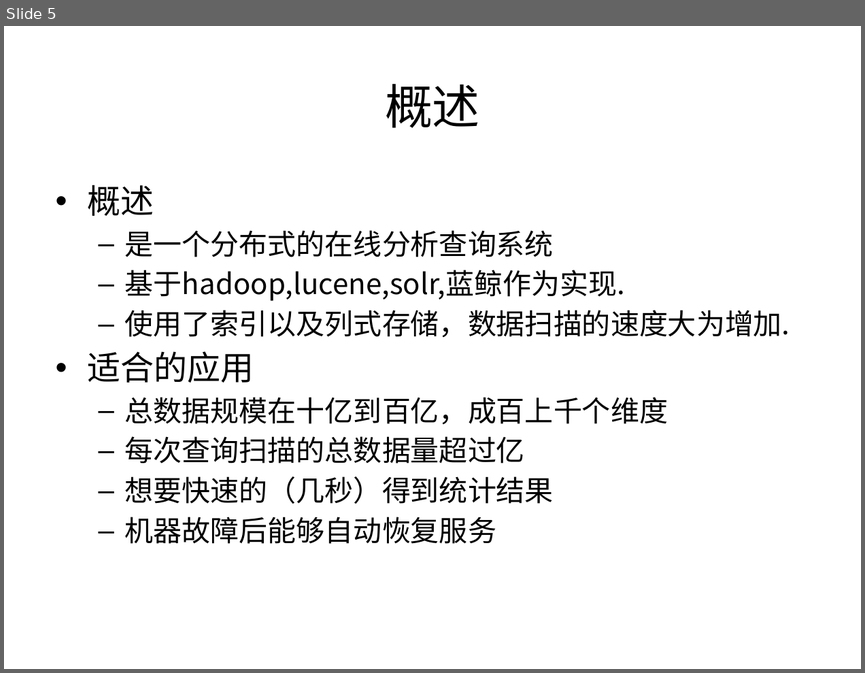
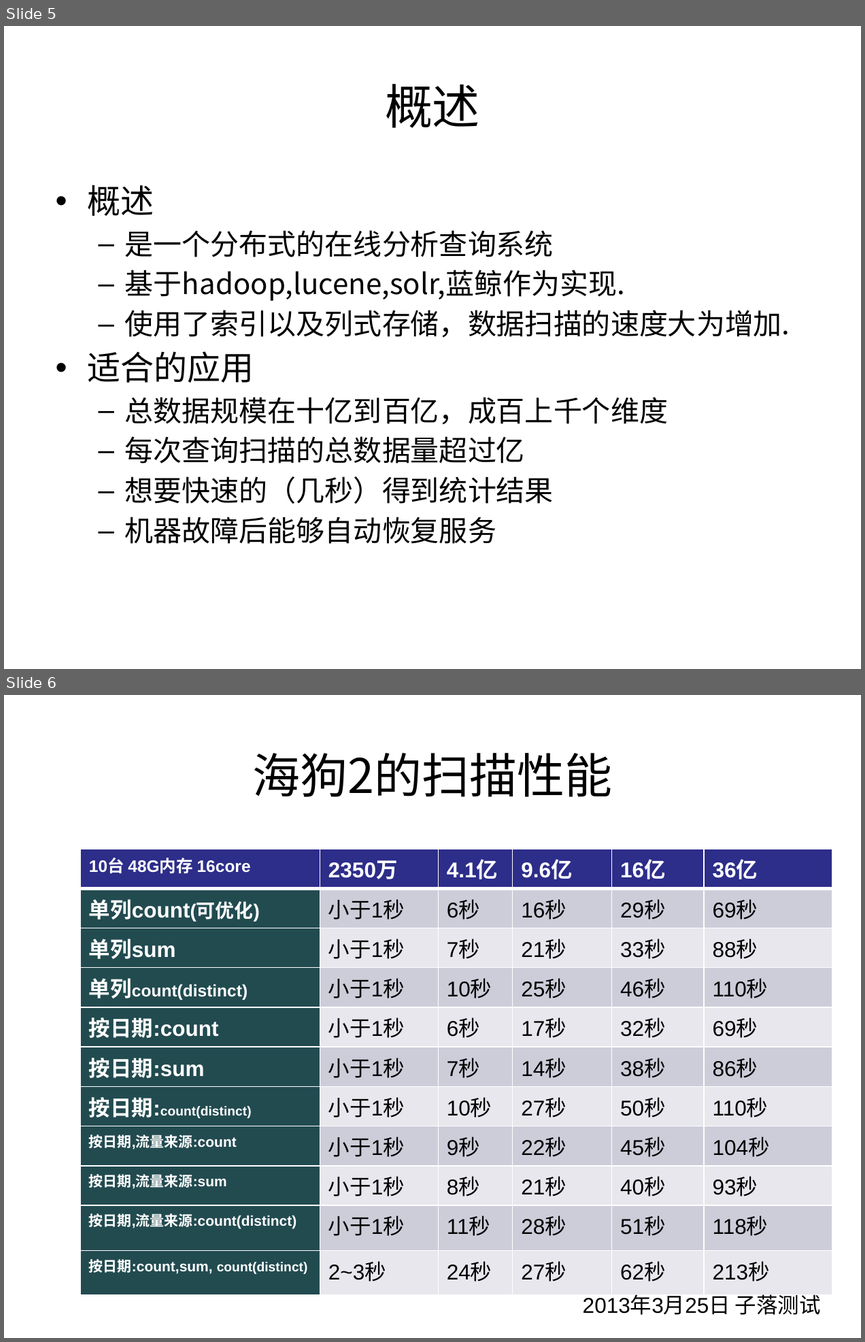
Before and after one commit to muyannian/higo, a slide deck: doc/higo.pptx. Shown one above the other, each under a label of ours: slide 5 before the commit, slides 5 and 6 after it. The pictures are 865x673 and 865x1342 pixels, drawn with LibreOffice and Linux fonts; fonts in the diff are those of the drawing; background and template pictures are left out. Boxes give left, top, right and bottom in pixels: in the first picture for what was removed or moved away, otherwise in the second. Text is boxed around its words. In the diff, an @@ line names an element or a change of style, - is before the commit and + after.

Commit message:
更新还得的性能测试数据

```diff
--- a/doc/higo.pptx
+++ b/doc/higo.pptx
@@ slide 6 added at [4, 695, 861, 1338], background picture (left out) @@
@@ title added at [253, 753, 612, 797], 40 pt, text #000000 @@
+海狗2的扫描性能
@@ table added at [80, 849, 832, 1284], 11 rows, 6 columns @@
+10台 48G内存 16core | 2350万 | 4.1亿 | 9.6亿 | 16亿 | 36亿
+单列count(可优化) | 小于1秒 | 6秒 | 16秒 | 29秒 | 69秒
+单列sum | 小于1秒 | 7秒 | 21秒 | 33秒 | 88秒
+单列count(distinct) | 小于1秒 | 10秒 | 25秒 | 46秒 | 110秒
+按日期:count | 小于1秒 | 6秒 | 17秒 | 32秒 | 69秒
+按日期:sum | 小于1秒 | 7秒 | 14秒 | 38秒 | 86秒
+按日期:count(distinct) | 小于1秒 | 10秒 | 27秒 | 50秒 | 110秒
+按日期,流量来源:count | 小于1秒 | 9秒 | 22秒 | 45秒 | 104秒
+按日期,流量来源:sum | 小于1秒 | 8秒 | 21秒 | 40秒 | 93秒
+按日期,流量来源:count(distinct) | 小于1秒 | 11秒 | 28秒 | 51秒 | 118秒
+按日期:count,sum, count(distinct) | 2~3秒 | 24秒 | 27秒 | 62秒 | 213秒
@@ text added at [583, 1294, 821, 1314], 18 pt, text #000000 @@
+2013年3月25日 子落测试
```
Also in this commit, not shown: 2 slides changed.
